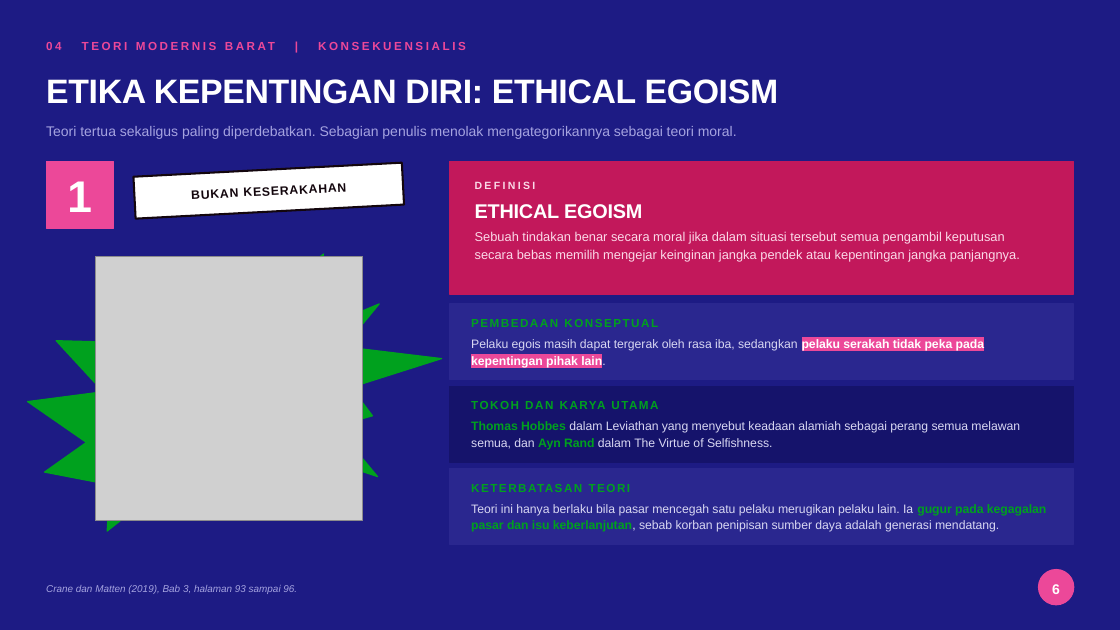
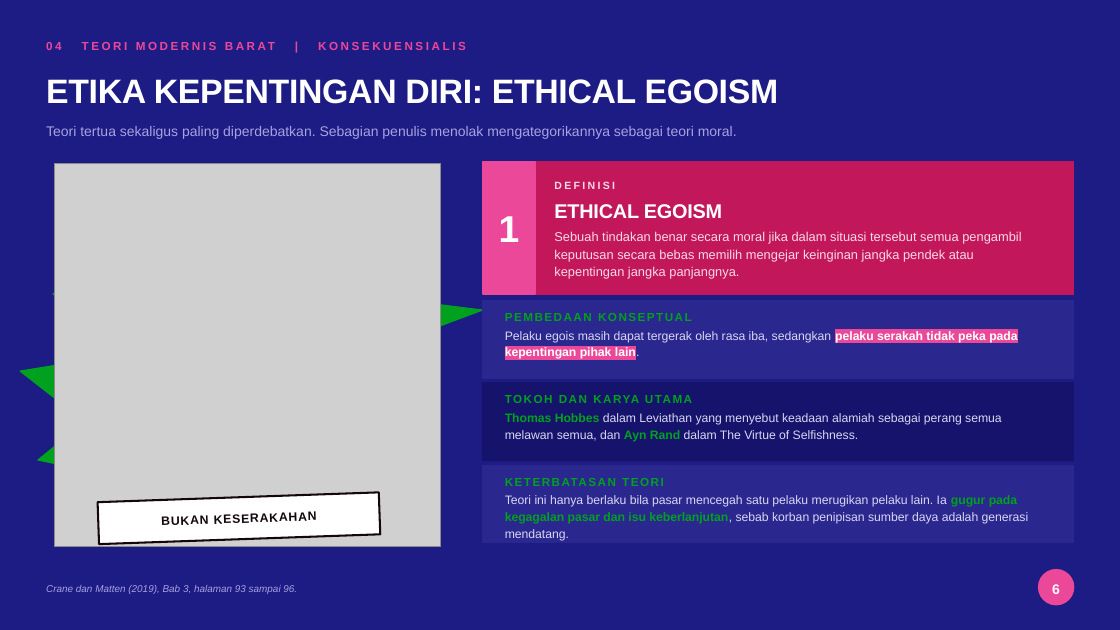
Before and after one commit to aslihabnuri/Dom-Manipulation, a slide deck: slide 6 of business-ethics/WOW-Business-Ethics-Hilirisasi-Nikel.pptx. Drawn at 1120x630 pixels with LibreOffice and Linux fonts; fonts in the diff are those of the drawing; grey boxes stand for pictures; background and template pictures are left out. Boxes give left, top, right and bottom in pixels: in the first picture for what was removed or moved away, otherwise in the second. Text is boxed around its words. In the diff, an @@ line names an element or a change of style, - is before the commit and + after.

```diff
--- a/business-ethics/WOW-Business-Ethics-Hilirisasi-Nikel.pptx
+++ b/business-ethics/WOW-Business-Ethics-Hilirisasi-Nikel.pptx
@@ irregular seal: place and size @@
-irregular seal at box(15, 225, 451, 564)
+irregular seal at box(4, 147, 495, 570)
@@ rectangle removed at box(46, 161, 113, 229) @@
@@ picture: place and size @@
-picture at box(95, 256, 362, 521)
+picture at box(55, 164, 440, 546)
@@ rectangle: place and size @@
-rectangle at box(450, 161, 1074, 294)
+rectangle at box(483, 161, 1074, 294)
@@ text "1": place and size @@
-text "1" at box(67, 181, 92, 212)
+text "1" at box(499, 216, 520, 242)
@@ text "1" at box(499, 216, 520, 242): size 38 to 32 pt @@
@@ rectangle added at box(483, 161, 535, 294), fill #EC4899, outline #EC4899 1 pt @@
@@ text "DEFINISI": place and size @@
-text "DEFINISI" at box(475, 181, 536, 189)
+text "DEFINISI" at box(554, 181, 615, 189)
@@ text "ETHICAL EGOISM": place and size @@
-text "ETHICAL EGOISM" at box(475, 204, 642, 219)
+text "ETHICAL EGOISM" at box(554, 204, 722, 219)
@@ text "Sebuah tindakan benar secara moral ..." rewrapped from box(475, 231, 1020, 262) to box(554, 231, 1021, 279) @@
@@ rectangle: place and size @@
-rectangle at box(450, 304, 1074, 380)
+rectangle at box(483, 301, 1074, 378)
@@ text "Pelaku egois masih dapat tergerak ...": place and size @@
-text "Pelaku egois masih dapat tergerak ..." at box(471, 339, 984, 368)
+text "Pelaku egois masih dapat tergerak ..." at box(505, 331, 1017, 360)
@@ text "PEMBEDAAN KONSEPTUAL": place and size @@
-text "PEMBEDAAN KONSEPTUAL" at box(471, 319, 658, 327)
+text "PEMBEDAAN KONSEPTUAL" at box(505, 313, 692, 321)
@@ rectangle: place and size @@
-rectangle at box(450, 386, 1074, 462)
+rectangle at box(483, 383, 1074, 460)
@@ text "TOKOH DAN KARYA UTAMA" rewrapped from box(471, 393, 1054, 415) to box(505, 388, 1054, 408) @@
@@ text "Thomas Hobbes dalam Leviathan yang ..." rewrapped from box(471, 421, 1020, 450) to box(505, 413, 1002, 442) @@
@@ rectangle: place and size @@
-rectangle at box(450, 469, 1074, 544)
+rectangle at box(483, 465, 1074, 543)
@@ text "KETERBATASAN TEORI" rewrapped from box(471, 476, 1054, 497) to box(505, 471, 1054, 491) @@
@@ text "BUKAN KESERAKAHAN": place and size @@
-text "BUKAN KESERAKAHAN" at box(134, 163, 404, 219)
+text "BUKAN KESERAKAHAN" at box(98, 493, 380, 544)
@@ text "BUKAN KESERAKAHAN" at box(98, 493, 380, 544): rotation 357 to 358 degrees @@
@@ rectangle at box(98, 493, 380, 544): rotation 357 to 358 degrees @@
@@ text "Teori ini hanya berlaku bila ..." rewrapped from box(471, 504, 1046, 532) to box(505, 495, 1029, 541) @@
```
Also in this commit, not shown: 17 other slides changed, 4 other files.
